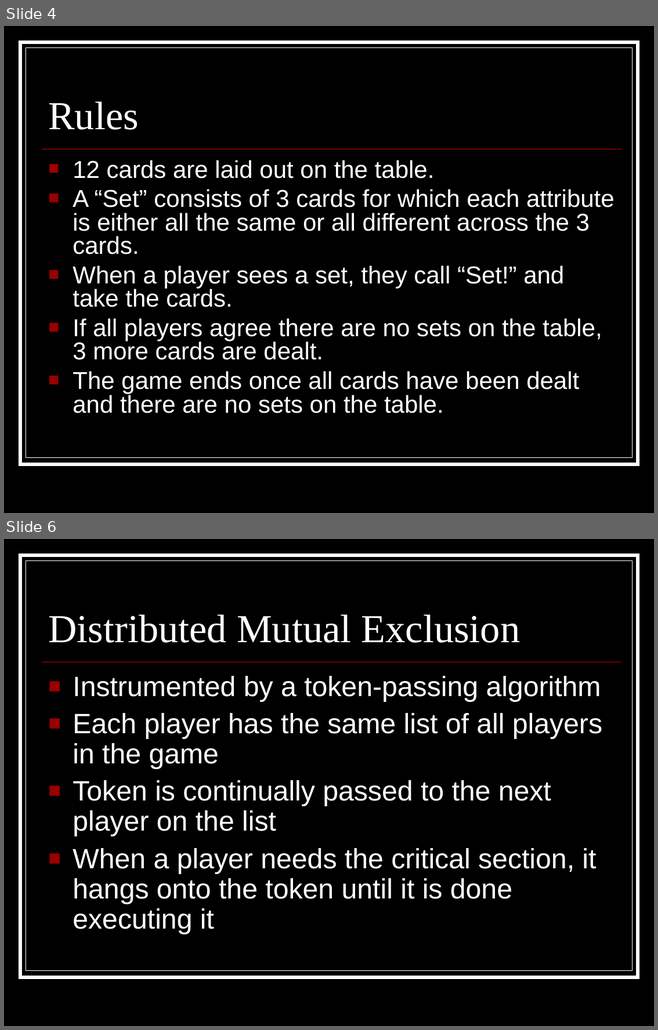
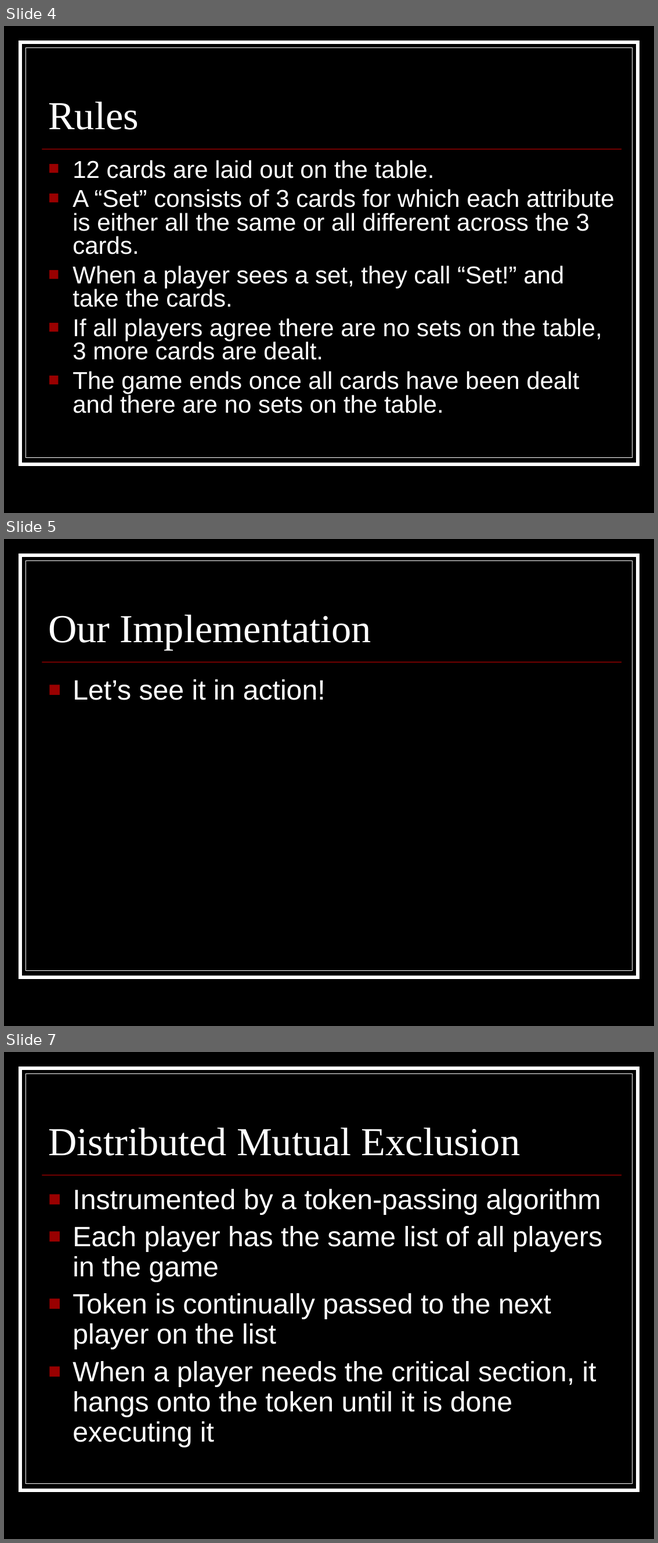
Before and after one commit to appleguru/p2pset, a slide deck: Other Documents/Final Presentation.ppt. Shown one above the other, each under a label of ours: slides 4 and 6 before the commit, slides 4, 5 and 7 after it; the slides between them are not shown. The pictures are 658x1030 and 658x1543 pixels, drawn with LibreOffice and Linux fonts; fonts in the diff are those of the drawing. Boxes give left, top, right and bottom in pixels: in the first picture for what was removed or moved away, otherwise in the second. Text is boxed around its words. In the diff, an @@ line names an element or a change of style, - is before the commit and + after.

```diff
--- a/Other Documents/Final Presentation.ppt
+++ b/Other Documents/Final Presentation.ppt
@@ slide 5 added at (4, 539, 654, 1026), background #000000; not listed: 3 template elements that a slide beside it also shows @@
@@ title added at (48, 614, 371, 650), 44 pt, text #FFFFFF @@
+Our Implementation
@@ text added at (72, 679, 325, 700), 31 pt, text #FFFFFF @@
+■ Let’s see it in action!
@@ what was slide 6 is now slide 7 @@
```
Also in this commit, not shown: 2 slides changed, 1 other slide added.
